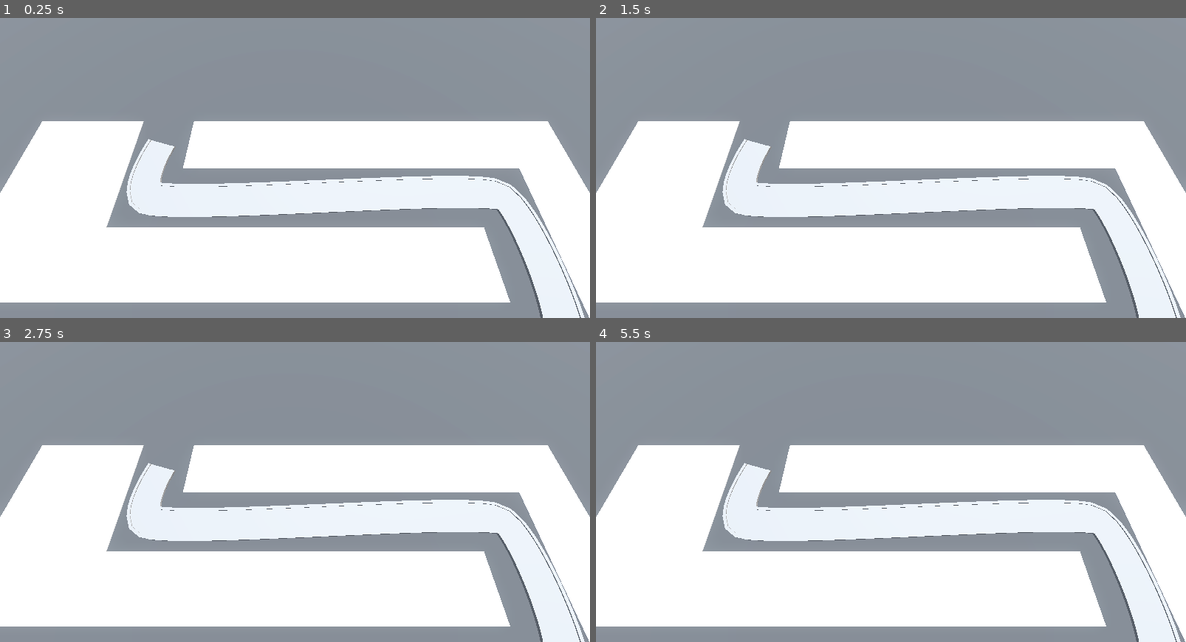
Above: before the commit, frames 1-4 (two rows, left to right).
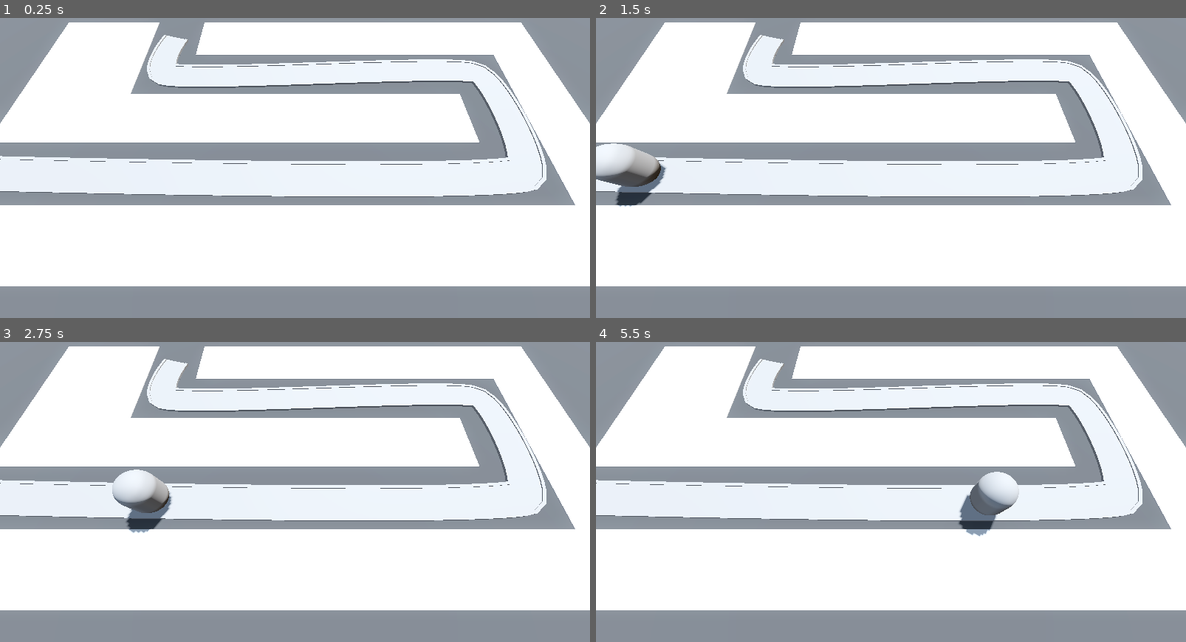
Above: after the commit, the same moments.

Repository: ericvennemeyer/BarbarianBlaster
Game: Godot game, scene res://base_level.tscn
Same seed, same stepped clock (60 frames per second), same inputs: the game is played once before the commit and once after it. Before the commit the project has no main scene; this scene is started directly in both runs.
Inputs:
- Up to frame 1 (0.25 s): no input
- Up to frame 2 (1.5 s): tap Enter at 0.5 s
- Up to frame 3 (2.75 s): no input
- Up to frame 4 (5.5 s): no input

The runs differ from the first frame. In frame 1, 48% of the frame differs, in the area x 0-100%, y 1-100%; in frame 2, 49%; in frame 3, 49%; in frame 4, 49%.

Commit message:
3.6 PathFollow3D Enemies

Diff:
--- /dev/null
+++ b/Enemies/enemy.gd
@@ -0,0 +1,7 @@
+extends PathFollow3D
+
+@export var speed: float = 5.0
+
+
+func _process(delta: float) -> void:
+	progress += speed * delta
--- /dev/null
+++ b/Enemies/enemy.tscn
@@ -0,0 +1,16 @@
+[gd_scene load_steps=3 format=3 uid="uid://brtngpluthkdo"]
+
+[ext_resource type="Script" uid="uid://p2bqmg05sn0j" path="res://Enemies/enemy.gd" id="1_3ih25"]
+
+[sub_resource type="CapsuleMesh" id="CapsuleMesh_bo3yr"]
+radius = 1.0
+height = 3.0
+
+[node name="Enemy" type="PathFollow3D"]
+transform = Transform3D(-4.37114e-08, 0, -1, 0, 1, 0, 1, 0, -4.37114e-08, 0, 0, 0)
+loop = false
+script = ExtResource("1_3ih25")
+
+[node name="MeshInstance3D" type="MeshInstance3D" parent="."]
+transform = Transform3D(1, 0, 0, 0, 1, 0, 0, 0, 1, 0, 1.5, 0)
+mesh = SubResource("CapsuleMesh_bo3yr")
--- a/base_level.tscn
+++ b/base_level.tscn
@@ -1,6 +1,7 @@
-[gd_scene load_steps=7 format=3 uid="uid://csor7784u14tb"]
+[gd_scene load_steps=8 format=3 uid="uid://csor7784u14tb"]
 
 [ext_resource type="MeshLibrary" uid="uid://becynfdxy5qw2" path="res://MeshLibraries/SpaceLibrary.tres" id="1_bo3yr"]
+[ext_resource type="PackedScene" uid="uid://brtngpluthkdo" path="res://Enemies/enemy.tscn" id="2_5vx1e"]
 
 [sub_resource type="ProceduralSkyMaterial" id="ProceduralSkyMaterial_4sal3"]
 sky_horizon_color = Color(0.662243, 0.671743, 0.686743, 1)
@@ -40,7 +41,7 @@
 material = SubResource("StandardMaterial3D_bo3yr")
 
 [node name="Camera3D" type="Camera3D" parent="."]
-transform = Transform3D(1, 0, 0, 0, 0.422618, 0.906308, 0, -0.906308, 0.422618, 0, 14.5, 9.5)
+transform = Transform3D(1, 0, 0, 0, 0.422618, 0.906308, 0, -0.906308, 0.422618, 0, 12.5, 18.5)
 
 [node name="GridMap" type="GridMap" parent="."]
 mesh_library = ExtResource("1_bo3yr")
@@ -94,3 +95,6 @@
 path_continuous_u = true
 path_u_distance = 1.0
 path_joined = false
+
+[node name="Enemy" parent="Path3D" instance=ExtResource("2_5vx1e")]
+transform = Transform3D(-4.37114e-08, 0, -1, 0, 1, 0, 1, 0, -4.37114e-08, -22, 0, 14)
--- a/project.godot
+++ b/project.godot
@@ -11,5 +11,6 @@
 [application]
 
 config/name="BarbarianBlaster"
+run/main_scene="uid://csor7784u14tb"
 config/features=PackedStringArray("4.4", "Forward Plus")
 config/icon="res://icon.svg"
Not shown, added: Enemies/enemy.gd.uid
